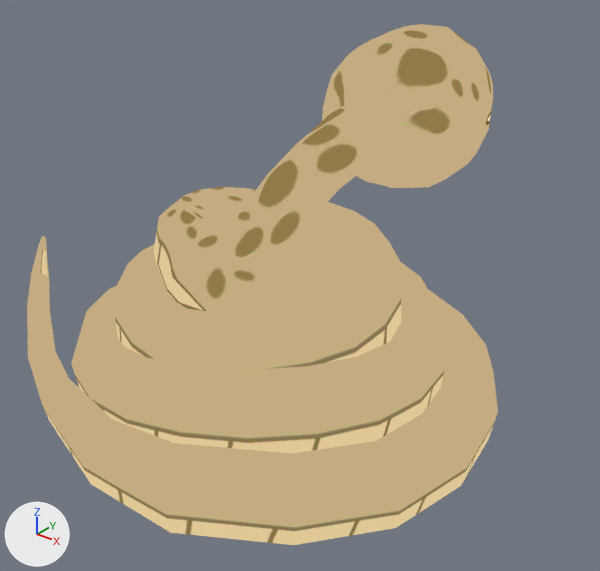
The glTF model godot/assets/models/battle/summons/SandSnake.glb as it was, and as the next commit left it.
The view is the same before and after, from a 50 mm lens placed at (0.1417, -0.1623, 0.1444), pointed at (0.0132, -0.0018, 0.0449). The lights are fixed; the arrows at lower left show +X, +Y and +Z. The picture after the commit comes second. Both versions are drawn at frame 14 of the action 'SandWorm_Idle'; the numbers are the values there. Vertices at exactly the same position are counted once.

Names of what the first picture shows: 'Sandworm'.
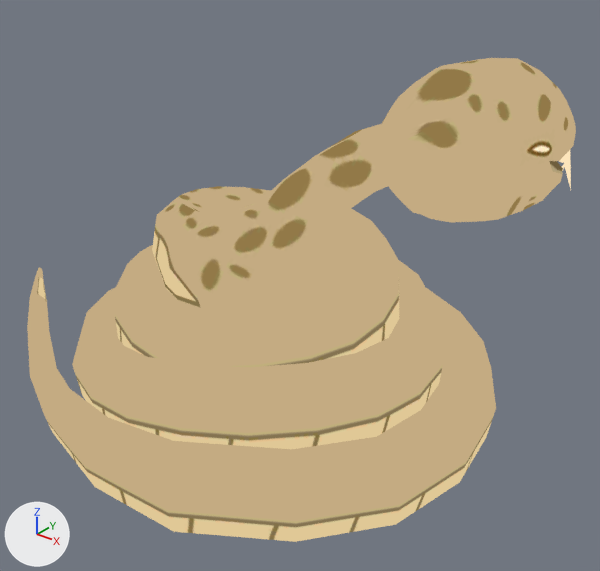
Where the change shows, as pixel boxes [x1, y1, x2, y2] in the pictures (600 x 571 px; the box of a moved part takes in the faces that stretch with it):
'Sandworm', reshaped, moved, rescaled, turned
    before: [27, 24, 498, 545]
    after: [27, 58, 576, 542]
part 1 of me_sandworm, moved or reshaped (not visible before)
    after: [563, 150, 571, 190]
part 2 of me_sandworm, moved or reshaped
    before: [27, 24, 498, 545]
    after: [28, 58, 576, 542]

What the commit changed:
me_sandworm is used by ob_sandworm; parent ob_sandsnake; location (-0.0161, -0.0883, 0.0144); rotation (1.571, 0.0, 0.0), in degrees (90, 0, 0).
me_sandworm had 832 vertices, 1606 faces and spanned x -1.17..1.4, y -0.06..2.18, z -1.3..1.23.
me_sandworm now has 832 vertices, 1606 faces and spans x -1.18..1.38, y -1.32..1.18, z -0.03..2.1.
me_sandworm part 1: the loose piece of 5 vertices spanning x 0.67..0.73, y 1.51..1.76, z -1.24..-1.14 is multiplied about its middle by the matrix ((0.744, -0.173, -0.645), (-0.611, 0.214, -0.762), (0.27, 0.961, 0.054)), then moved by (0.66, -0.87, 2.78).
me_sandworm part 2: 787 of 832 vertices moved; they spanned x -1.17..1.4, y -0.06..2.18, z -1.29..1.23 and now span x -1.18..1.38, y -1.32..1.18, z -0.03..2.1; mean shift (0.11, -0.86, 1.15); largest move (0.55, 2.12, -1.09) -> (1.1, 0.88, 2.02).
Other edits to the shape of me_sandworm do not show in these pictures.
In object 'Sandworm' (ob_sandworm), parent is no longer ob_sandsnake.
Object 'Sandworm' (ob_sandworm) turns from (90, 0, 0) to (0, 0, 0) degrees about x, y and z.
Object 'Sandworm' (ob_sandworm) moves from (-0.0161, -0.0883, 0.0144) to (0.0, 0.0, 0.0).
Object 'Sandworm' (ob_sandworm) is rescaled from (1.0, 1.0, 1.0) to (0.05, 0.05, 0.05).
